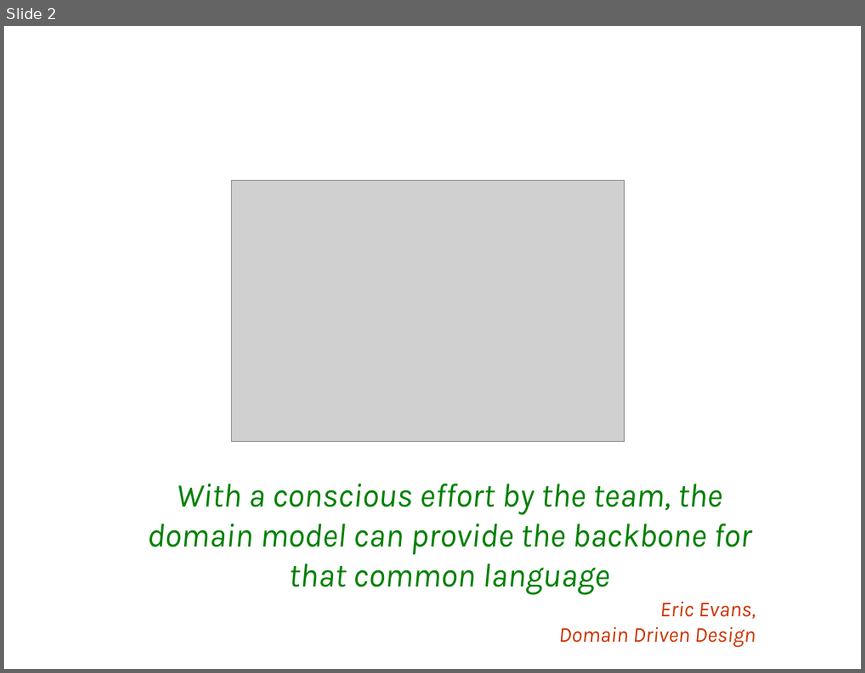
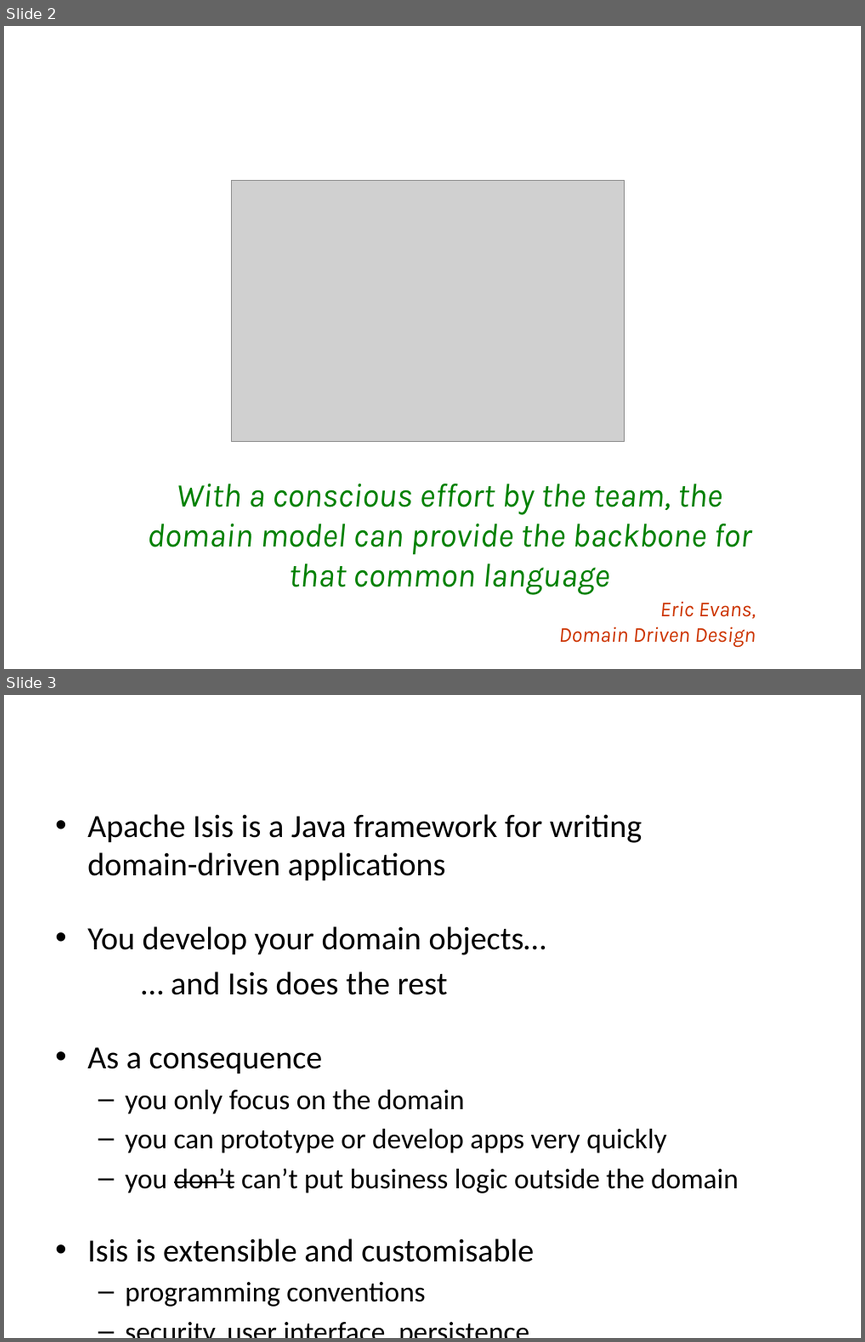
Before and after one commit to apache/causeway, a slide deck: src/site/resources/presentations/IntroducingApacheIsis.pptx. Shown one above the other, each under a label of ours: slide 2 before the commit, slides 2 and 3 after it. The pictures are 865x673 and 865x1342 pixels, drawn with LibreOffice and Linux fonts; fonts in the diff are those of the drawing; grey boxes stand for pictures; background and template pictures are left out. Boxes give left, top, right and bottom in pixels: in the first picture for what was removed or moved away, otherwise in the second. Text is boxed around its words. In the diff, an @@ line names an element or a change of style, - is before the commit and + after.

Commit message:
ISIS-107: updated Isis presentation materials for 0.2.0

```diff
--- a/src/site/resources/presentations/IntroducingApacheIsis.pptx
+++ b/src/site/resources/presentations/IntroducingApacheIsis.pptx
@@ slide 3 added at [4,695,861,1338], background #FFFFFF @@
@@ title added at [88,706,861,774], 40 pt, text #FFFFFF, bold @@
+What is Apache Isis?
@@ text added at [87,814,738,1306], 23.8 pt, text #000000 @@
+• Apache Isis is a Java framework for writing
+  domain-driven applications
+• You develop your domain objects…
+… and Isis does the rest
+• As a consequence
+  – you only focus on the domain
+  – you can prototype or develop apps very quickly
+  – you don’t can’t put business logic outside the domain
+• Isis is extensible and customisable
+  – programming conventions
+  – security, user interface, persistence
```
Also in this commit, not shown: 6 slides changed, 2 other slides added, 8 other files.
